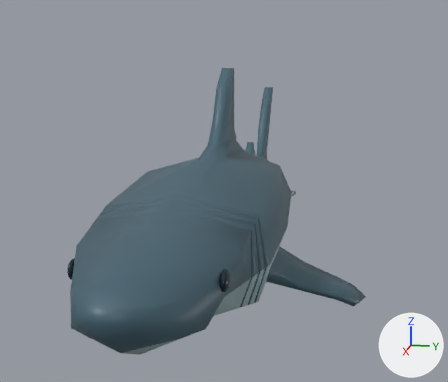
Renders of the Blender file assets/source/atsea-adapted/megalodon.blend from each side of a commit.
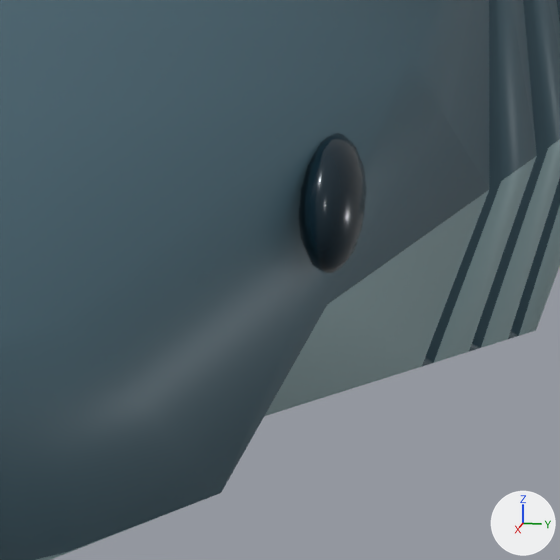
The first picture shows the older version from a 50 mm camera at (14.15, 2.78, 4.12) aimed at (0.04, -0.04, 0.59). The close-ups show the older and then the newer version on the part from 38% to 59% of the width and 65% to 89% of the height of that picture. Only the edits that show in the close-ups are written down. Lighting does not change. The marker at lower right points along +X, +Y and +Z.

Names of what the first close-up shows: 'Eye', 'Shark'.
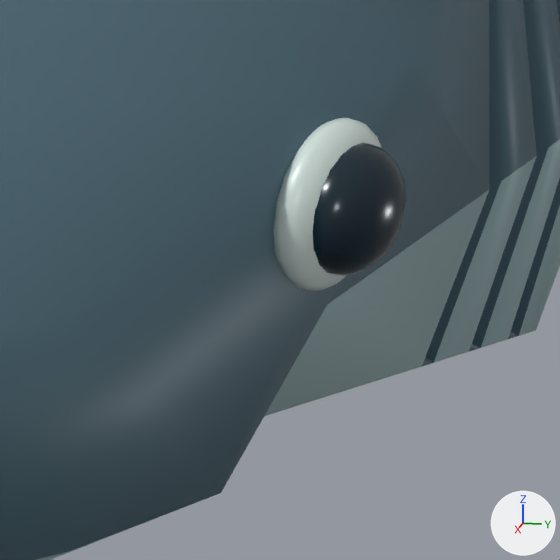
What the commit changed:
Material 'Natural iris outline' (mat_natural_iris_outline) is new.
Its base color is (0.665, 0.776, 0.738) (light grey #d5e4df).
Its metallic is 0.05.
Its roughness is 0.35.
me_sphere is used by ob_eye; parent ob_atsea__x_forward; location (0.0, 0.0, 0.0).
me_sphere had 172 vertices, 192 faces and spanned x -1.07..1.07, y -6.12..-5.78, z 0.61..0.96.
me_sphere now has 584 vertices, 640 faces and spans x -2.07..0.15, y -0.22..0.79, z -0.22..0.27.
me_sphere part 1: a new loose piece of 146 vertices spanning x -2.04..-1.76, y 0.44..0.79, z -0.16..0.27, in mat_natural_iris_outline (light grey #d5e4df).
me_sphere part 2: a new loose piece of 146 vertices spanning x -2.07..-1.81, y 0.5..0.79, z -0.11..0.22, in mat_natural_dark_eyes (dark blue #0d2531).
me_sphere part 3: the loose piece of 86 vertices spanning x 0.94..1.07, y -6.12..-5.78, z 0.61..0.96 is deleted.
Other edits to the shape of me_sphere do not show in these pictures.
me_sphere gains material mat_natural_iris_outline (light grey #d5e4df).
Object 'Eye' (ob_eye) moves from (0.0, 0.0, 0.0) to (-0.999, -5.957, 0.788).
Object 'Eye' (ob_eye) turns from (0, 0, 0) to (-9.3, 1.5, -162) degrees about x, y and z.

Pixel boxes (x1, y1, x2, y2) of what changed, in the close-ups (560 x 560 px):
'Eye', reshaped, moved, turned: before (299, 133, 367, 273); after (273, 118, 407, 291)
part 1 of me_sphere, added: after (273, 118, 381, 291)
part 2 of me_sphere, added: after (313, 142, 407, 275)
part 3 of me_sphere, deleted: before (299, 133, 367, 273)
